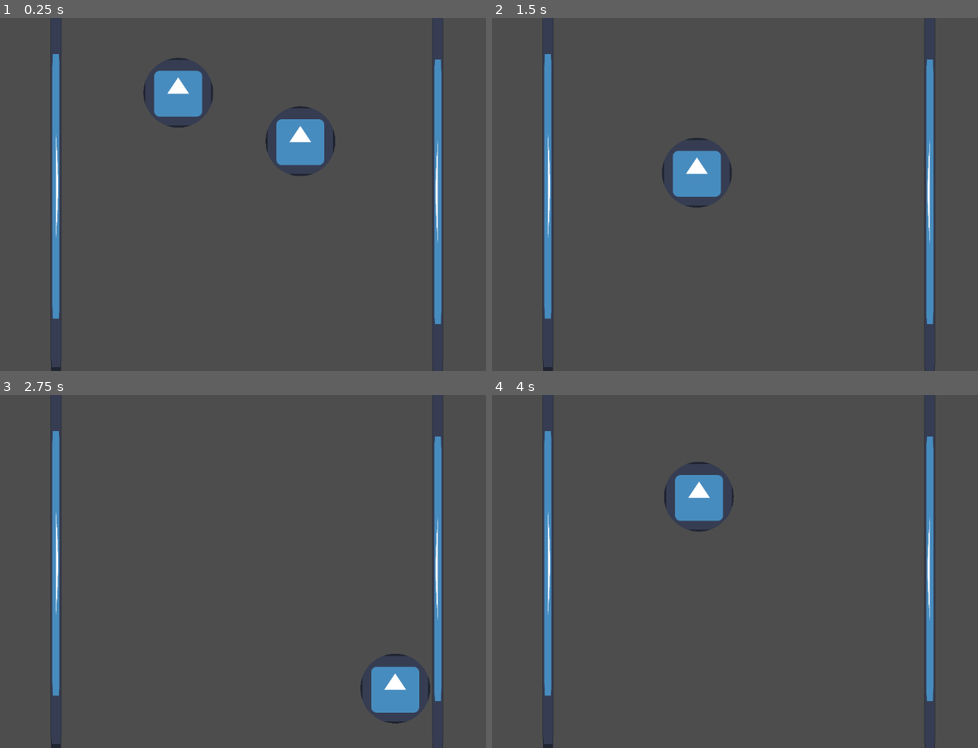
Above: before the commit, frames 1-4 (two rows, left to right).
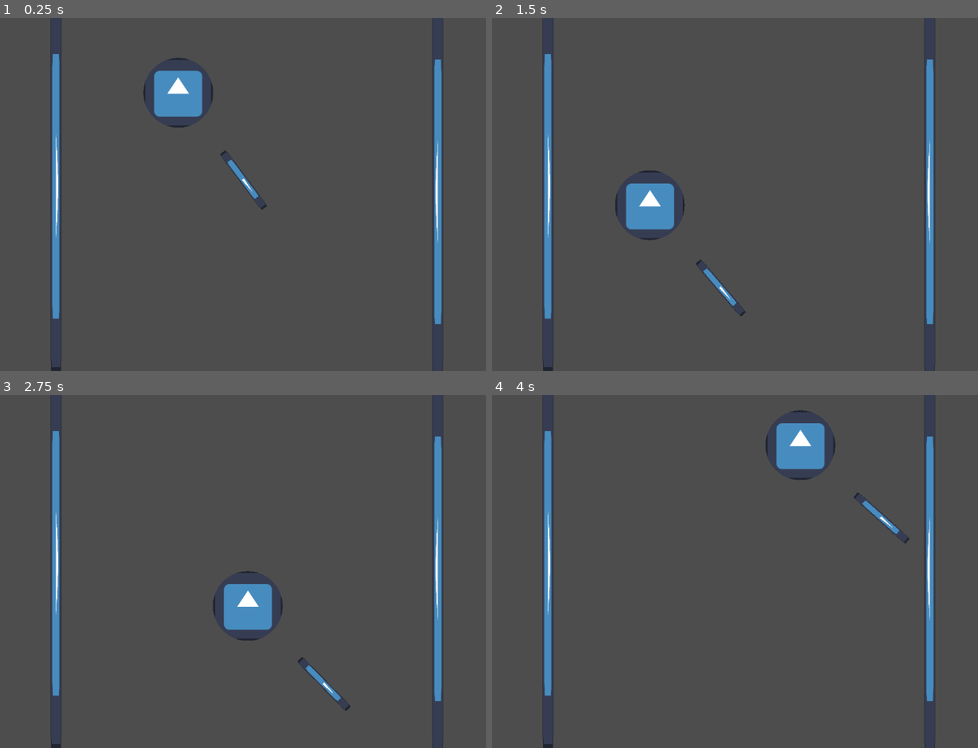
Above: after the commit, the same moments.

Repository: linkman8912/roguelite
Game: Godot game, scene res://scene/oldmain.tscn
The game is run twice, just before and just after one commit, with the same random seed, the same clock (stepped at 60 frames per second) and the same inputs. The engine's default icon, where the game draws it, is replaced by a stand-in: a white triangle on a blue panel in a dark square.
Inputs:
- Up to frame 1 (0.25 s): no input
- Up to frame 2 (1.5 s): hold Right (ui_right) 0.53-1.28 s; hold Down (ui_down) from 1.28 s (still down)
- Up to frame 3 (2.75 s): release Down (ui_down) at 2.03 s; hold Right (ui_right) from 2.03 s (still down)
- Up to frame 4 (4 s): release Right (ui_right) at 2.78 s; hold Up (ui_up) 2.78-3.53 s; hold Left (ui_left) from 3.53 s (still down)

The runs differ from the first frame. In frame 1, 1.6% of the frame differs, in the area x 45-69%, y 25-55%; in frame 2, 3.0%; in frame 3, 3.0%; in frame 4, 3.0%, in the area x 35-86%, y 4-42%.
Error before the commit: Attempt to call function 'queue_free' in base 'null instance' on a null instance. (res://scene/main.gd:18)

Commit message:
Excalibur

Diff:
--- a/scene/main.gd
+++ b/scene/main.gd
@@ -15,7 +15,7 @@
 
 		nogod += 1
 		print(player_n)
-		(Player_node).queue_free()
+		#(Player_node).queue_free()
 
 
 		var enemey = Enemy_scene.instantiate()
--- a/scene/oldcharacter.tscn
+++ b/scene/oldcharacter.tscn
@@ -1,11 +1,13 @@
-[gd_scene load_steps=9 format=3 uid="uid://b601km7ojh1bo"]
+[gd_scene load_steps=11 format=3 uid="uid://b601km7ojh1bo"]
 
-[ext_resource type="Script" uid="uid://dtenvj5mdyabd" path="res://script/character.gd" id="1_wa5vi"]
+[ext_resource type="Script" uid="uid://xsje50xmja0r" path="res://script/oldcharacter.gd" id="1_cnyca"]
 [ext_resource type="Texture2D" uid="uid://ddxmxgyyfy8mn" path="res://icon.svg" id="2_wa5vi"]
 [ext_resource type="Script" uid="uid://oe11vv58qi6s" path="res://script/bounce.gd" id="3_wa5vi"]
 [ext_resource type="Shader" uid="uid://kkjf1i0mmbbp" path="res://godotman.gdshader" id="3_wfnr8"]
 [ext_resource type="PackedScene" uid="uid://baxs661mw2wpk" path="res://scene/hit_box.tscn" id="5_px5sl"]
 [ext_resource type="PackedScene" uid="uid://dgfiexw08noni" path="res://scene/attack_node.tscn" id="6_yxww1"]
+[ext_resource type="PackedScene" uid="uid://ctab8b8i86avd" path="res://scene/sword_spawner.tscn" id="7_pe3nu"]
+[ext_resource type="PackedScene" uid="uid://cj2hs2mmf1jin" path="res://scene/health_node.tscn" id="8_5nqea"]
 
 [sub_resource type="ShaderMaterial" id="ShaderMaterial_wfnr8"]
 shader = ExtResource("3_wfnr8")
@@ -14,7 +16,7 @@
 points = PackedVector2Array(-20, 0, -15, -15, 0, -20, 15, -15, 20, 0, 15, 15, 0, 20, -15, 15)
 
 [node name="CharacterBody2D" type="CharacterBody2D"]
-script = ExtResource("1_wa5vi")
+script = ExtResource("1_cnyca")
 
 [node name="bounce" type="Node" parent="." node_paths=PackedStringArray("characterBody")]
 script = ExtResource("3_wa5vi")
@@ -37,4 +39,7 @@
 shape = SubResource("ConvexPolygonShape2D_px5sl")
 
 [node name="attack_node" parent="." instance=ExtResource("6_yxww1")]
-dammage = 10
+
+[node name="sword_spawner" parent="." instance=ExtResource("7_pe3nu")]
+
+[node name="health_node" parent="." instance=ExtResource("8_5nqea")]
--- a/scene/oldenemy.tscn
+++ b/scene/oldenemy.tscn
@@ -1,11 +1,12 @@
-[gd_scene load_steps=10 format=3 uid="uid://cqe41rylpau02"]
+[gd_scene load_steps=11 format=3 uid="uid://cqe41rylpau02"]
 
-[ext_resource type="Script" uid="uid://cq8j40gbb47id" path="res://script/enemy.gd" id="1_rmaxf"]
+[ext_resource type="Script" uid="uid://dd7e2br1w8xiu" path="res://script/charecter godotman.gd" id="1_yr788"]
 [ext_resource type="Texture2D" uid="uid://ddxmxgyyfy8mn" path="res://icon.svg" id="2_rmaxf"]
 [ext_resource type="Shader" uid="uid://kkjf1i0mmbbp" path="res://godotman.gdshader" id="3_bquj1"]
 [ext_resource type="Script" uid="uid://oe11vv58qi6s" path="res://script/bounce.gd" id="3_l3oux"]
 [ext_resource type="PackedScene" uid="uid://baxs661mw2wpk" path="res://scene/hit_box.tscn" id="5_bquj1"]
 [ext_resource type="PackedScene" uid="uid://cj2hs2mmf1jin" path="res://scene/health_node.tscn" id="6_jrft1"]
+[ext_resource type="PackedScene" uid="uid://ctab8b8i86avd" path="res://scene/sword_spawner.tscn" id="7_ycwaw"]
 
 [sub_resource type="ShaderMaterial" id="ShaderMaterial_jrft1"]
 shader = ExtResource("3_bquj1")
@@ -17,7 +18,7 @@
 points = PackedVector2Array(-20, 0, -15, -15, 0, -20, 15, -15, 20, 0, 15, 15, 0, 20, -15, 15)
 
 [node name="CharacterBody2D2" type="CharacterBody2D"]
-script = ExtResource("1_rmaxf")
+script = ExtResource("1_yr788")
 
 [node name="bounce" type="Node" parent="." node_paths=PackedStringArray("characterBody")]
 script = ExtResource("3_l3oux")
@@ -39,3 +40,6 @@
 shape = SubResource("ConvexPolygonShape2D_jrft1")
 
 [node name="health_node" parent="." instance=ExtResource("6_jrft1")]
+max_health = 8
+
+[node name="sword_spawner" parent="." instance=ExtResource("7_ycwaw")]
--- a/scene/oldmain.tscn
+++ b/scene/oldmain.tscn
@@ -1,12 +1,11 @@
 [gd_scene load_steps=5 format=3 uid="uid://b1f50jv5y114i"]
 
-[ext_resource type="Script" uid="uid://c1y81ttrmfsba" path="res://scene/main.gd" id="1_1bvp3"]
-[ext_resource type="PackedScene" uid="uid://b601km7ojh1bo" path="res://scene/character.tscn" id="2_1bvp3"]
+[ext_resource type="PackedScene" uid="uid://b601km7ojh1bo" path="res://scene/oldcharacter.tscn" id="2_1bvp3"]
 [ext_resource type="PackedScene" uid="uid://cfqfocnys4r54" path="res://scene/floor.tscn" id="2_h2yge"]
-[ext_resource type="PackedScene" uid="uid://cqe41rylpau02" path="res://scene/fixedenemy.tscn" id="3_lquwl"]
+[ext_resource type="PackedScene" uid="uid://cqe41rylpau02" path="res://scene/oldenemy.tscn" id="3_lquwl"]
+[ext_resource type="Script" uid="uid://xsje50xmja0r" path="res://script/oldcharacter.gd" id="4_b1pvg"]
 
 [node name="Node2D" type="Node2D"]
-script = ExtResource("1_1bvp3")
 
 [node name="wall" parent="." instance=ExtResource("2_h2yge")]
 position = Vector2(527, 661)
@@ -28,6 +27,7 @@
 
 [node name="Enemy" parent="." instance=ExtResource("3_lquwl")]
 position = Vector2(701, 297)
+script = ExtResource("4_b1pvg")
 
 [node name="P_start" type="Node2D" parent="."]
 position = Vector2(808, 321)
--- /dev/null
+++ b/scene/sword.gd
@@ -0,0 +1,17 @@
+extends Node2D
+
+var rot_speed = 1
+# Called when the node enters the scene tree for the first time.
+func _ready() -> void:
+	pass # Replace with function body.
+
+func set_sword(speed,offset,dammage):
+	var attack_node = get_node_or_null("Sword/attack_node")
+	if attack_node:
+		attack_node.set_damage(dammage)
+	rot_speed = speed
+	$Sword.position.y = offset * -1
+
+# Called every frame. 'delta' is the elapsed time since the previous frame.
+func _process(delta: float) -> void:
+	rotate( rot_speed * delta)
--- /dev/null
+++ b/scene/sword.tscn
@@ -0,0 +1,35 @@
+[gd_scene load_steps=6 format=3 uid="uid://bv0bpj3oi4u42"]
+
+[ext_resource type="Script" uid="uid://dxapno8usfjaq" path="res://scene/sword.gd" id="1_rlqbj"]
+[ext_resource type="Texture2D" uid="uid://ddxmxgyyfy8mn" path="res://icon.svg" id="1_v2yo3"]
+[ext_resource type="PackedScene" uid="uid://baxs661mw2wpk" path="res://scene/hit_box.tscn" id="2_rlqbj"]
+[ext_resource type="PackedScene" uid="uid://dgfiexw08noni" path="res://scene/attack_node.tscn" id="3_so1pe"]
+
+[sub_resource type="RectangleShape2D" id="RectangleShape2D_d5tdf"]
+size = Vector2(16, 153.5)
+
+[node name="Sword" type="Node2D"]
+script = ExtResource("1_rlqbj")
+
+[node name="Sword" type="StaticBody2D" parent="."]
+position = Vector2(0, -102.355)
+
+[node name="Sprite2D" type="Sprite2D" parent="Sword"]
+position = Vector2(0.04, 0)
+scale = Vector2(0.11, 1)
+texture = ExtResource("1_v2yo3")
+
+[node name="hit_box_node" parent="Sword" instance=ExtResource("2_rlqbj")]
+
+[node name="CollisionShape2D" type="CollisionShape2D" parent="Sword/hit_box_node"]
+position = Vector2(0, -8.25)
+scale = Vector2(1.225, 1)
+shape = SubResource("RectangleShape2D_d5tdf")
+
+[node name="attack_node" parent="Sword" instance=ExtResource("3_so1pe")]
+dammage = 1
+
+[node name="CollisionShape2D" type="CollisionShape2D" parent="Sword"]
+position = Vector2(0, -8.25)
+scale = Vector2(0.785, 0.785)
+shape = SubResource("RectangleShape2D_d5tdf")
--- /dev/null
+++ b/scene/sword_spawner.tscn
@@ -0,0 +1,6 @@
+[gd_scene load_steps=2 format=3 uid="uid://ctab8b8i86avd"]
+
+[ext_resource type="Script" uid="uid://ducwyc0addqhw" path="res://sword_spawner.gd" id="1_kotc3"]
+
+[node name="sword_spawner" type="Node2D"]
+script = ExtResource("1_kotc3")
--- a/script/attack.gd
+++ b/script/attack.gd
@@ -4,7 +4,8 @@
 
 # Called when the node enters the scene tree for the first time.
 
-
+func set_damage(d):
+	dammage = d
 
 # Called every frame. 'delta' is the elapsed time since the previous frame.
 func attack_points():
--- a/script/charecter godotman.gd
+++ b/script/charecter godotman.gd
@@ -5,6 +5,8 @@
 const slow = 10
 func _ready():
 	velocity = Vector2(-200,-200).normalized() * SPEED
+	$sword_spawner.spawn_sword(10,200,10)
+
 
 func _physics_process(delta: float) -> void:
 	var collision_info = move_and_collide(velocity*delta)
--- a/script/hitbox.gd
+++ b/script/hitbox.gd
@@ -15,6 +15,6 @@
 	var attack_node = collider.get_node_or_null("attack_node")
 
 	if attack_node:
-		print(attack_node)
+		print(attack_node.get_parent())
 		var attack = attack_node.attack_points()
 		damage(attack)
--- a/script/oldcharacter.gd
+++ b/script/oldcharacter.gd
@@ -4,8 +4,9 @@
 const SPEED = 400.0
 const maxDegreesPerSecond = 90
 
-func _ready():
-	pass
+func _ready() -> void:
+	$sword_spawner.spawn_sword(10,200,10)
+
 
 func _physics_process(delta: float) -> void:
 
--- /dev/null
+++ b/sword_spawner.gd
@@ -0,0 +1,10 @@
+extends Node
+var sword_id = "sword"
+@onready var sword_node = get_node(sword_id)
+var sword_scene = load("res://scene/sword.tscn")
+
+func spawn_sword(rot_speed,offset,attack):
+	var sword = sword_scene.instantiate()
+	add_child(sword)
+	sword.set_sword(rot_speed,offset,attack)
+	sword.name = sword_id
Not shown, added: scene/sword.gd.uid
Not shown, added: sword_spawner.gd.uid
